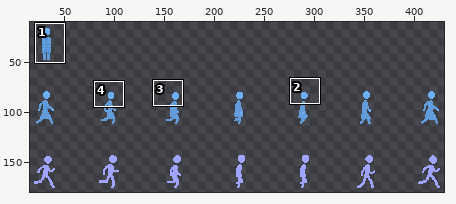
Sprite sheet: assets/DealerSheet.png. Above, an overview of the earlier version with the close-up marked.
Close-up. Before the commit:
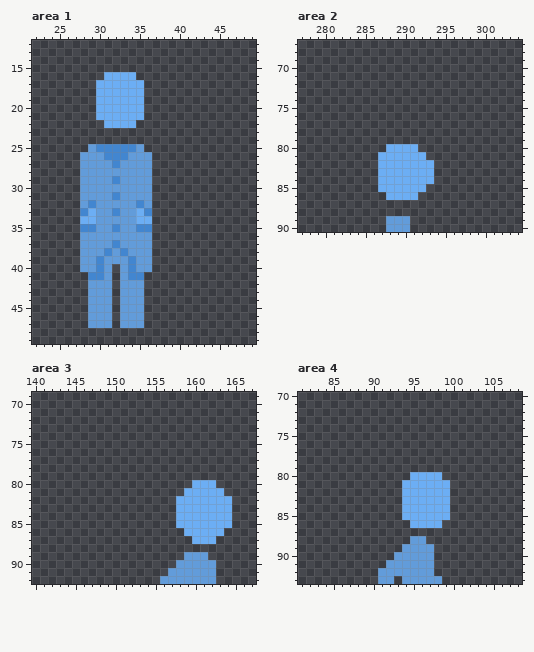
The file is 448x256 pixels. Shown: area 1: x 22..49, y 12..49; area 2: x 277..304, y 67..90; area 3: x 140..167, y 69..92; area 4: x 81..108, y 70..93. The wide view leaves out empty margins. The commit also changed other parts of the picture, which this record leaves out.
After:
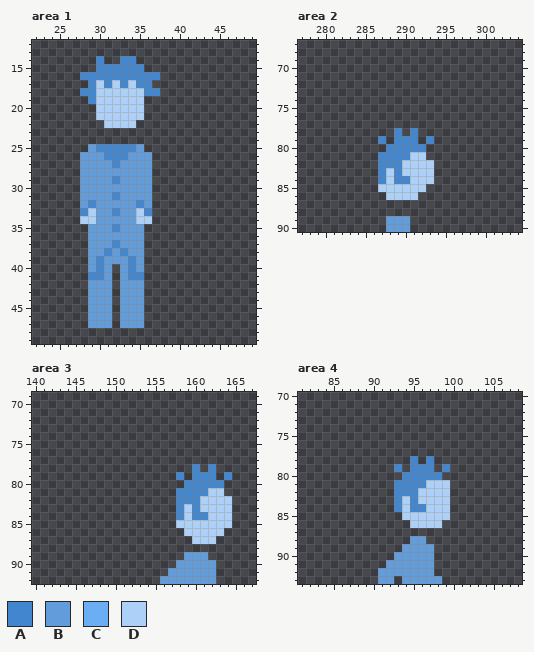
Palette (. is transparent): A #4286d0  B #629cda  C #6caef4  D #acd0f7
What changed:
{"where": "area 1"}
{"y":14,"x":30,"old":".","new":"A"}
{"y":14,"x":33,"old":"..","new":"AA"}
{"y":15,"x":30,"old":"......","new":"AAAAAA"}
{"y":16,"x":28,"old":"...CCCC...","new":"AAAAAAAAAA"}
{"y":17,"x":29,"old":".CCCCCC.","new":"ADADADAA"}
{"y":18,"x":28,"old":"..CCCCCC..","new":"AADDDDDDAA"}
{"y":19,"x":29,"old":".CCCCCC","new":"ADDDDDD"}
{"y":20,"x":30,"old":"CCCCCC","new":"DDDDDD"}
{"y":21,"x":30,"old":"CCCCCC","new":"DDDDDD"}
{"y":22,"x":31,"old":"CCCC","new":"DDDD"}
{"y":33,"x":29,"old":"C","new":"D"}
{"y":33,"x":35,"old":"C","new":"D"}
{"y":34,"x":28,"old":"CC","new":"DD"}
{"y":34,"x":35,"old":"CC","new":"DD"}
{"y":35,"x":28,"old":"AA","new":".B"}
{"y":35,"x":35,"old":"AA","new":"B."}
{"y":36,"x":28,"old":"B","new":"."}
{"y":36,"x":36,"old":"B","new":"."}
{"y":37,"x":28,"old":"B","new":"."}
{"y":37,"x":36,"old":"B","new":"."}
{"y":38,"x":28,"old":"B","new":"."}
{"y":38,"x":36,"old":"B","new":"."}
{"y":39,"x":28,"old":"B","new":"."}
{"y":39,"x":36,"old":"B","new":"."}
{"y":40,"x":28,"old":"B","new":"."}
{"y":40,"x":36,"old":"B","new":"."}
{"where": "area 2"}
{"y":78,"x":289,"old":".","new":"A"}
{"y":78,"x":291,"old":".","new":"A"}
{"y":79,"x":287,"old":".","new":"A"}
{"y":79,"x":289,"old":"...","new":"AAA"}
{"y":79,"x":293,"old":".","new":"A"}
{"y":80,"x":288,"old":"CCCC.","new":"AAAAA"}
{"y":81,"x":287,"old":"CCCCCC","new":"AAAADD"}
{"y":82,"x":287,"old":"CCCCCCC","new":"AAADDDD"}
{"y":83,"x":287,"old":"CCCCCCC","new":"ADADDDD"}
{"y":84,"x":287,"old":"CCCCCCC","new":"ADAADDD"}
{"y":85,"x":287,"old":"CCCCCC","new":"DDDDDD"}
{"y":86,"x":288,"old":"CCCC","new":"DDDD"}
{"where": "area 3"}
{"y":78,"x":160,"old":".","new":"A"}
{"y":78,"x":162,"old":".","new":"A"}
{"y":79,"x":158,"old":".","new":"A"}
{"y":79,"x":160,"old":"...","new":"AAA"}
{"y":79,"x":164,"old":".","new":"A"}
{"y":80,"x":159,"old":".CCC.","new":"AAAAA"}
{"y":81,"x":158,"old":".CCCCC","new":"AAAADD"}
{"y":82,"x":158,"old":"CCCCCCC","new":"AAADDDD"}
{"y":83,"x":158,"old":"CCCCCCC","new":"ADADDDD"}
{"y":84,"x":158,"old":"CCCCCCC","new":"ADAADDD"}
{"y":85,"x":158,"old":"CCCCCCC","new":"DDDDDDD"}
{"y":86,"x":159,"old":"CCCCC","new":"DDDDD"}
{"y":87,"x":160,"old":"CCC","new":"DDD"}
{"where": "area 4"}
{"y":78,"x":95,"old":".","new":"A"}
{"y":78,"x":97,"old":".","new":"A"}
{"y":79,"x":93,"old":".","new":"A"}
{"y":79,"x":95,"old":"...","new":"AAA"}
{"y":79,"x":99,"old":".","new":"A"}
{"y":80,"x":94,"old":".CCCC","new":"AAAAA"}
{"y":81,"x":93,"old":".CCCCCC","new":"AAAADDD"}
{"y":82,"x":93,"old":".CCCCCC","new":"AAADDDD"}
{"y":83,"x":93,"old":".CCCCCC","new":"ADADDDD"}
{"y":84,"x":93,"old":".CCCCCC","new":"ADAADDD"}
{"y":85,"x":94,"old":"CCCCCC","new":"DDDDDD"}
{"y":86,"x":95,"old":"CCCC","new":"DDDD"}
{"label":"changed","picture_box":[80,56,160,128]}
{"label":"changed","picture_box":[80,208,96,272]}
{"label":"changed","picture_box":[136,208,152,272]}
{"label":"changed","picture_box":[378,128,434,200]}
{"label":"changed","picture_box":[176,464,232,544]}
{"label":"changed","picture_box":[394,456,450,528]}
